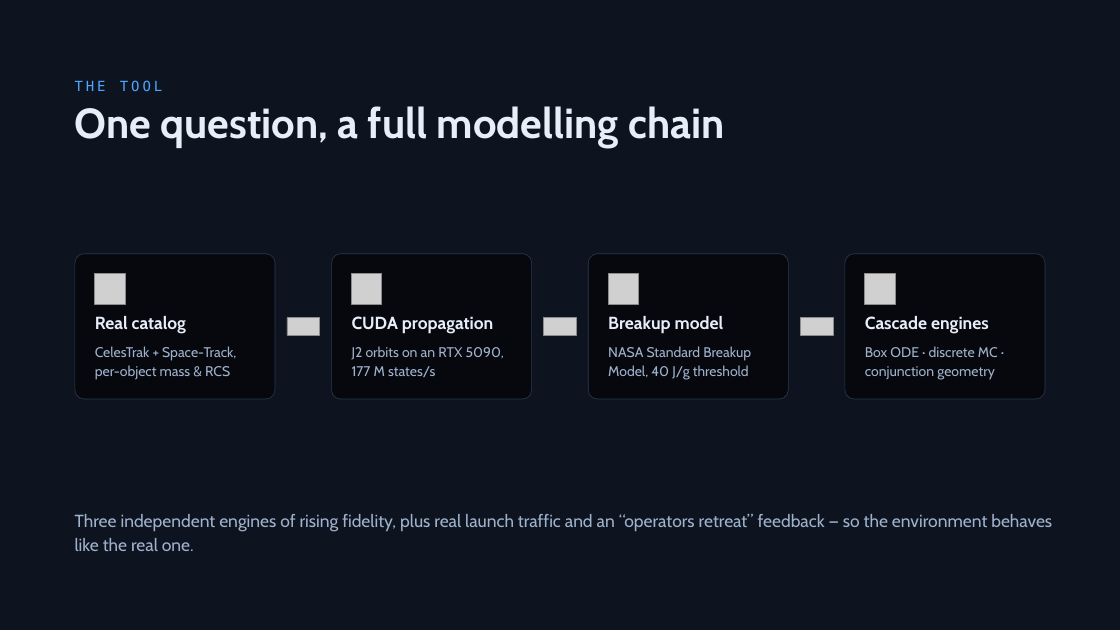
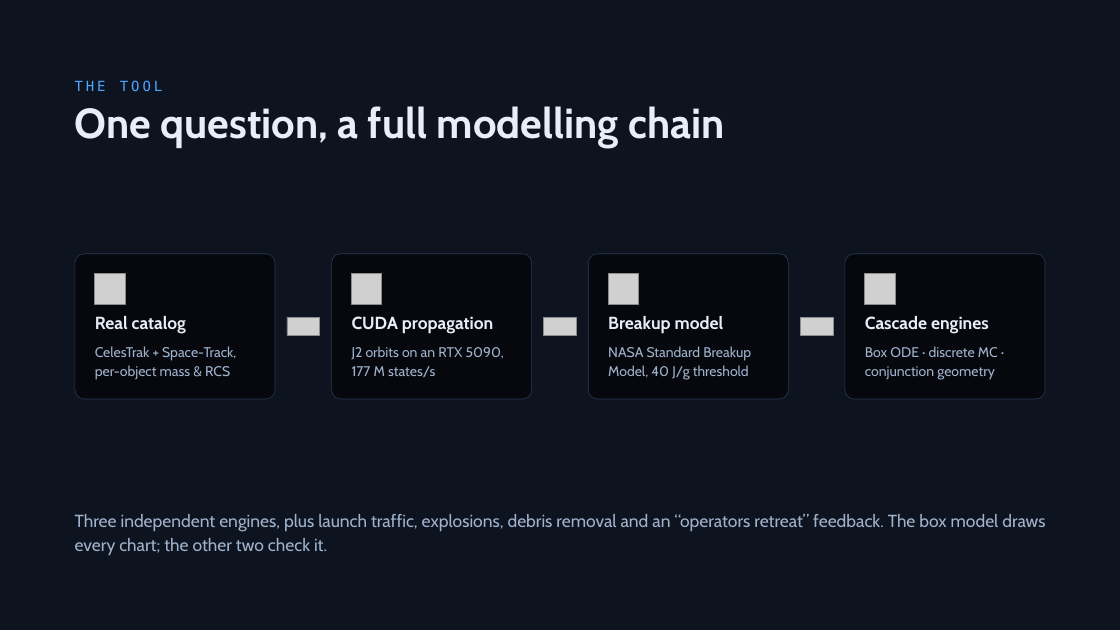
Before and after one commit to TimKadyrov/DebrisCascade, a slide deck: slide 6 of Barrel of Nails — Kessler Study.pptx. Drawn at 1120x630 pixels with LibreOffice and Linux fonts; fonts in the diff are those of the drawing; grey boxes stand for pictures. Boxes give left, top, right and bottom in pixels: in the first picture for what was removed or moved away, otherwise in the second. Text is boxed around its words. In the diff, an @@ line names an element or a change of style, - is before the commit and + after.

```diff
--- a/Barrel of Nails — Kessler Study.pptx
+++ b/Barrel of Nails — Kessler Study.pptx
@@ text at <box>75,514,1045,555</box>: text changed @@
-Three independent engines of rising fidelity, plus real launch traffic and an “operators retreat” feedback — so the environment behaves like the real one.
+Three independent engines, plus launch traffic, explosions, debris removal and an “operators retreat” feedback. The box model draws every chart; the other two check it.
```
Also in this commit, not shown: 10 other slides changed, 1 slide removed, 14 other files.
